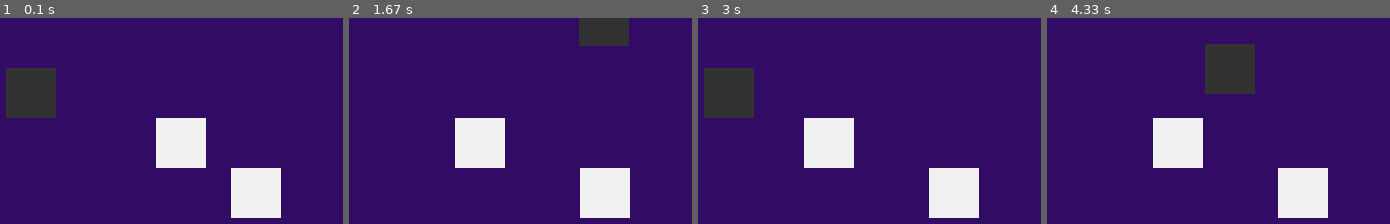
Above: before the commit, frames 1-4 (left to right).
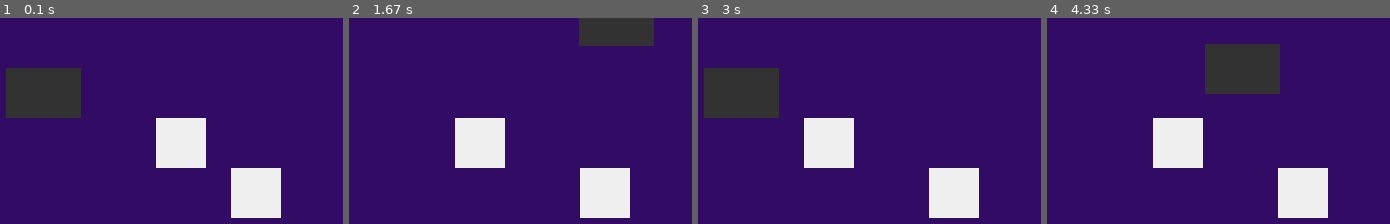
Above: after the commit, the same moments.

Repository: finnstamer/pygameInformatik
Game: pygame game, started from game.py
Same seed, same stepped clock (60 frames per second), same inputs: the game is played once before the commit and once after it.
Inputs:
- Up to frame 1 (0.1 s): no input
- Up to frame 2 (1.67 s): hold Right 0.33-0.8 s; hold Up 0.83-1.13 s; tap Space at 0.9, 1.23, 1.53 s; hold Right 1.17-1.63 s
- Up to frame 3 (3 s): hold Left 1.67-2.2 s; tap Space at 1.73, 2.03, 2.3, 2.63, 2.93 s; hold Down 2.23-2.53 s; hold Left 2.57-2.97 s
- Up to frame 4 (4.33 s): hold Up 3-3.37 s; tap Space at 3.07, 3.47, 3.77, 4.13 s; hold Right 3.4-4.03 s; hold Down from 4.07 s (still down)

The runs differ from the first frame. In frame 1, 1.8% of the frame differs, in the area x 16-24%, y 24-49%; in frame 2, 1.0%; in frame 3, 1.8%; in frame 4, 1.8%.

Commit message:
Implemented Image Objects

Diff:
--- a/base/object/GameObject.py
+++ b/base/object/GameObject.py
@@ -10,6 +10,7 @@
 class GameObject():
     def __init__(self) -> None:
         self.active = True
+        self.image = None
         self.pos = pygame.math.Vector2(0, 0);
         self.width = 0
         self.height = 0
@@ -26,10 +27,19 @@
         self.updateRect()
         return self
 
+    def setImage(self, image: str):
+        self.image = pygame.image.load(image)
+        self.image = pygame.transform.scale(self.image, (self.width, self.height)).convert()
+        return self
+
     # pygame.draw überträgt das Rechteck des Objektes auf den Bildschirm.
     def draw(self):
         if self.active:
-            pygame.draw.rect(screen, self.color, self.rect)
+            if self.image:
+                screen.blit(self.image, self.rect)
+                pass
+            else:
+                pygame.draw.rect(screen, self.color, self.rect)
 
     def updateRect(self):
         self.rect = pygame.Rect(self.pos.x, self.pos.y, self.width, self.height)
--- a/base/player/Player.py
+++ b/base/player/Player.py
@@ -12,7 +12,7 @@
         self.color = (50, 50, 50)
         self.solid = True
         self.height = 50
-        self.width = 50
+        self.width = 75
         self.speed = 3
 
         self.updateRect()
Binary file added: pacman.png
